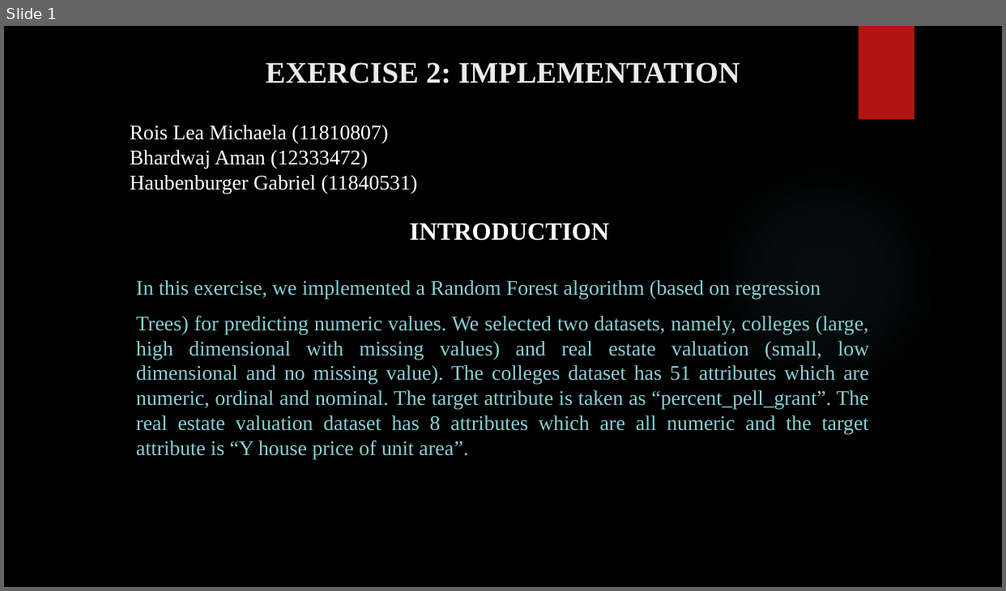
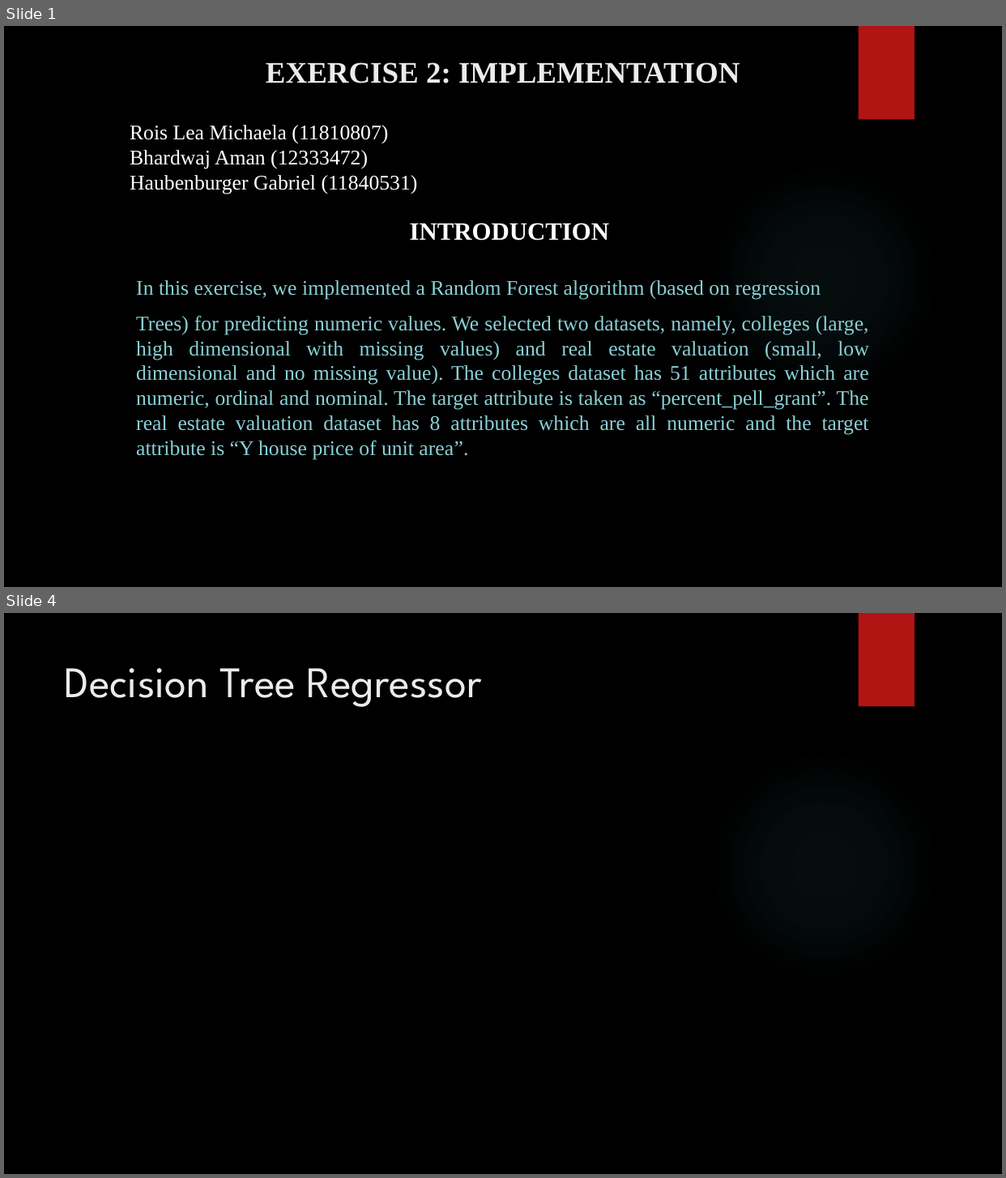
Before and after one commit to amanfc7/Machine-Learaning, a slide deck: ex2/Exercise_2_ppt.pptx. Shown one above the other, each under a label of ours: slide 1 before the commit, slides 1 and 4 after it; the slides between them are not shown. The pictures are 1006x591 and 1006x1178 pixels, drawn with LibreOffice and Linux fonts; fonts in the diff are those of the drawing; background and template pictures are left out. Boxes give left, top, right and bottom in pixels: in the first picture for what was removed or moved away, otherwise in the second. Text is boxed around its words. In the diff, an @@ line names an element or a change of style, - is before the commit and + after.

```diff
--- a/ex2/Exercise_2_ppt.pptx
+++ b/ex2/Exercise_2_ppt.pptx
@@ slide 4 added at [4,613,1002,1174], background picture (left out); not listed: 2 template elements that a slide beside it also shows @@
@@ title added at [65,668,482,707], 42 pt, text #EBEBEB @@
+Decision Tree Regressor
```
Also in this commit, not shown: 12 other slides added, 4 other files.
